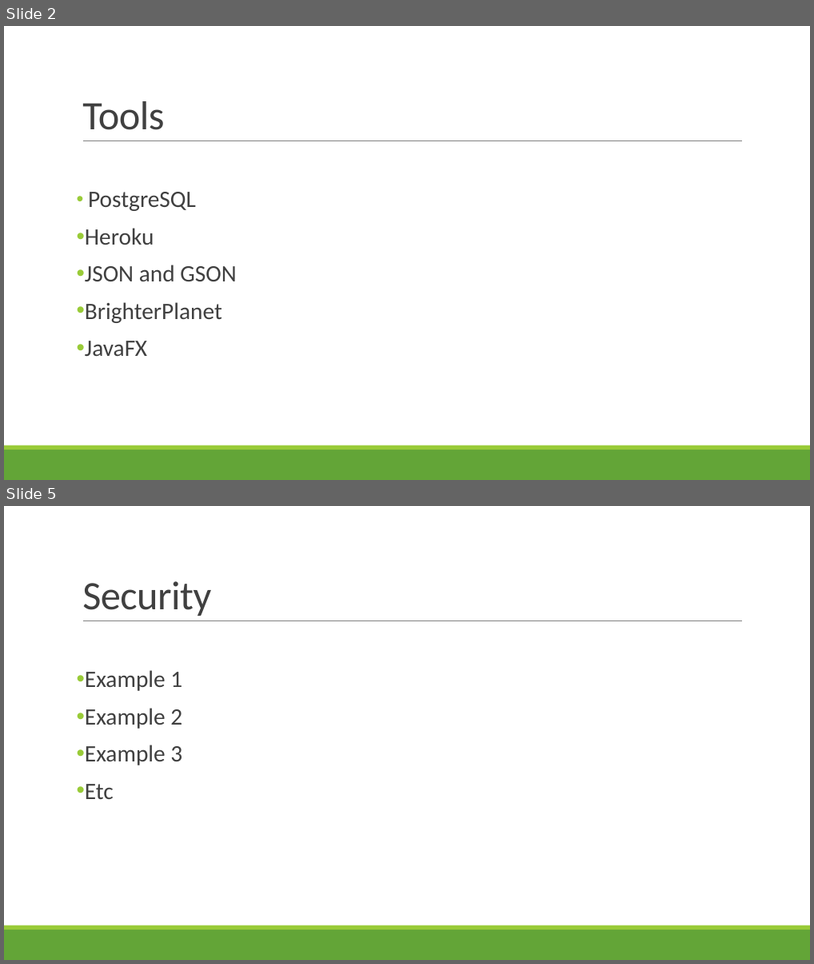
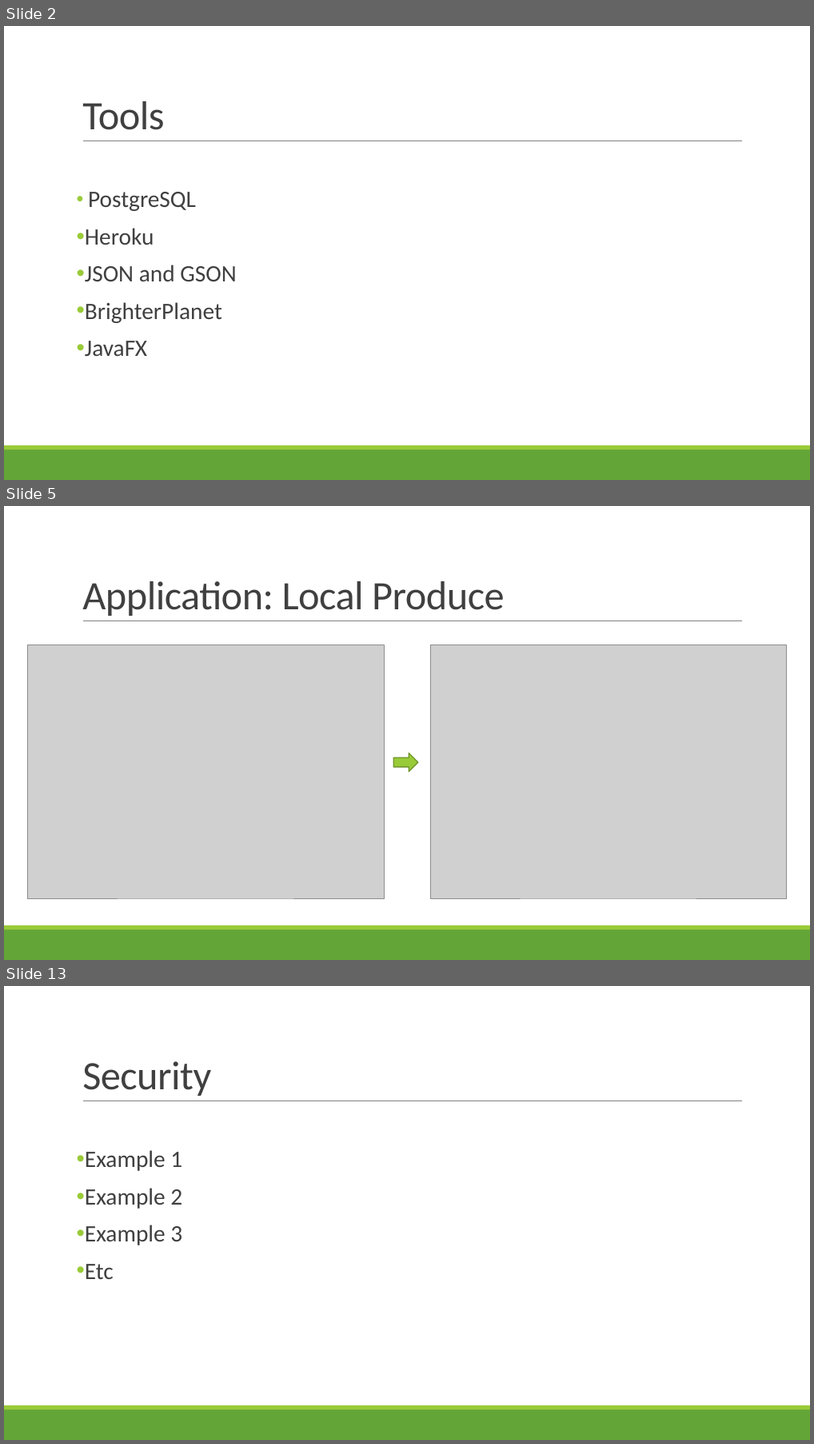
Before and after one commit to shossains/OOPProject, a slide deck: PpGoGreen.pptx. Shown one above the other, each under a label of ours: slides 2 and 5 before the commit, slides 2, 5 and 13 after it; the slides between them are not shown. The pictures are 814x964 and 814x1444 pixels, drawn with LibreOffice and Linux fonts; fonts in the diff are those of the drawing; grey boxes stand for pictures. Boxes give left, top, right and bottom in pixels: in the first picture for what was removed or moved away, otherwise in the second. Text is boxed around its words. In the diff, an @@ line names an element or a change of style, - is before the commit and + after.

```diff
--- a/PpGoGreen.pptx
+++ b/PpGoGreen.pptx
@@ slide 5 added at (4, 506, 810, 960), background #FFFFFF; not listed: 3 template elements that a slide beside it also shows @@
@@ title added at (82, 581, 504, 616), 48 pt, text #404040 @@
+Application: Local Produce
@@ picture added at (27, 644, 385, 898) @@
@@ picture added at (430, 644, 787, 898) @@
@@ right arrow added at (394, 753, 418, 772), fill #99CB38, outline #719629 1.25 pt @@
@@ what was slide 5 is now slide 13 @@
```
Also in this commit, not shown: 1 slide changed, 8 other slides added, 4 slides removed.
